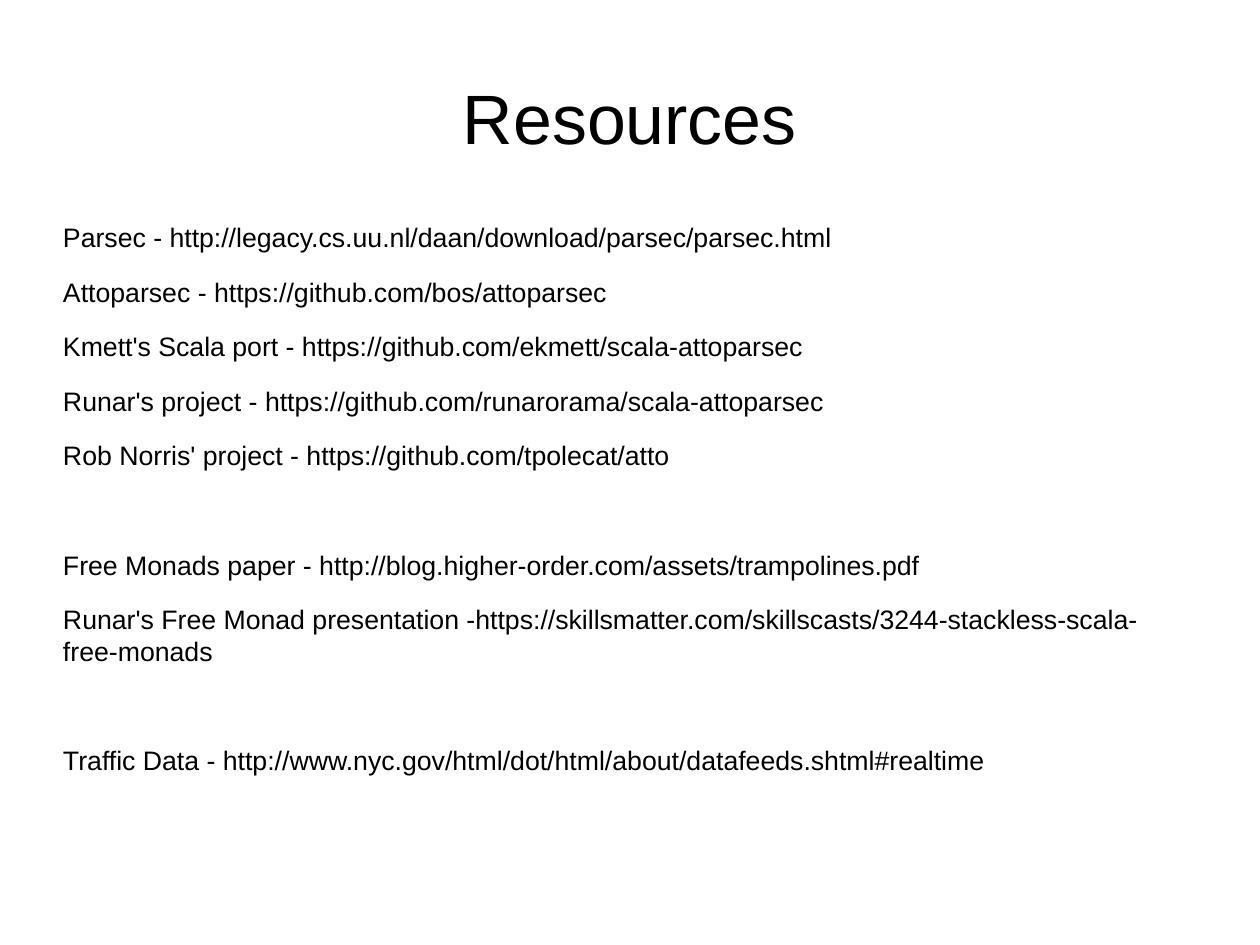
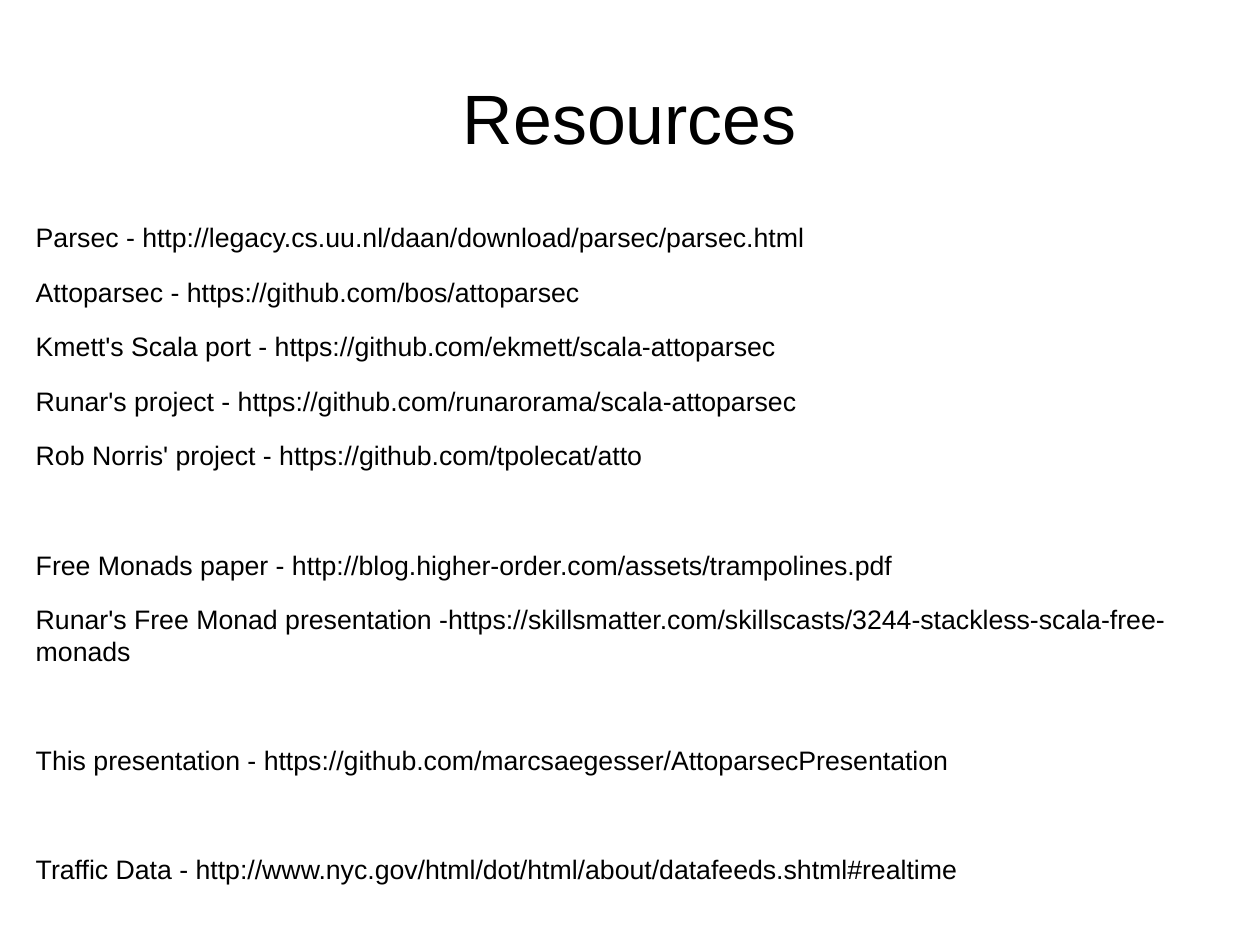
Before and after one commit to marcsaegesser/AttoparsecPresentation, a slide deck: slide 23 of AttoparsecPresentation.odp. Drawn at 1260x945 pixels with LibreOffice and Linux fonts; fonts in the diff are those of the drawing. Boxes give left, top, right and bottom in pixels: in the first picture for what was removed or moved away, otherwise in the second. Text is boxed around its words. In the diff, an @@ line names an element or a change of style, - is before the commit and + after.

```diff
--- a/AttoparsecPresentation.odp
+++ b/AttoparsecPresentation.odp
@@ text "Parsec - http://legacy.cs.uu.nl/daan/download/parsec/parsec. ...": place and size @@
-text "Parsec - http://legacy.cs.uu.nl/daan/download/parsec/parsec. ..." at <box>63,227,1137,776</box>
+text "Parsec - http://legacy.cs.uu.nl/daan/download/parsec/parsec. ..." at <box>36,227,1164,885</box>
@@ text at <box>36,750,948,776</box>: paragraph added @@
+This presentation - https://github.com/marcsaegesser/AttoparsecPresentation
```
Also in this commit, not shown: 2 other slides changed, 3 other files.
